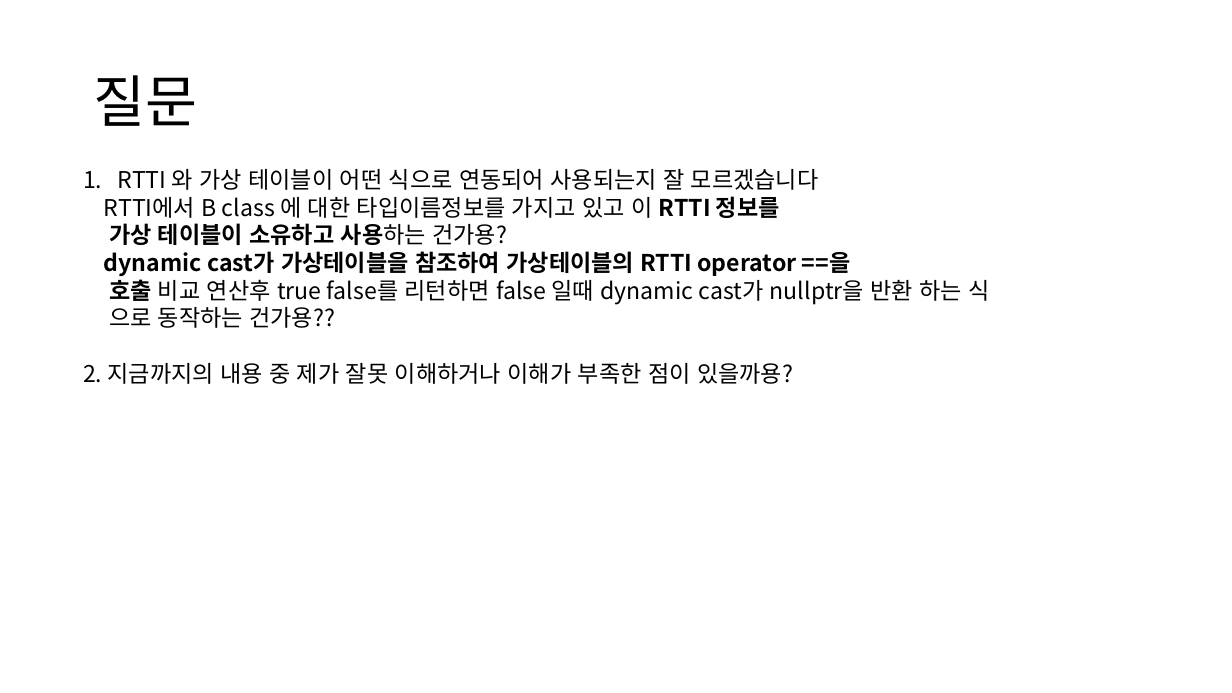
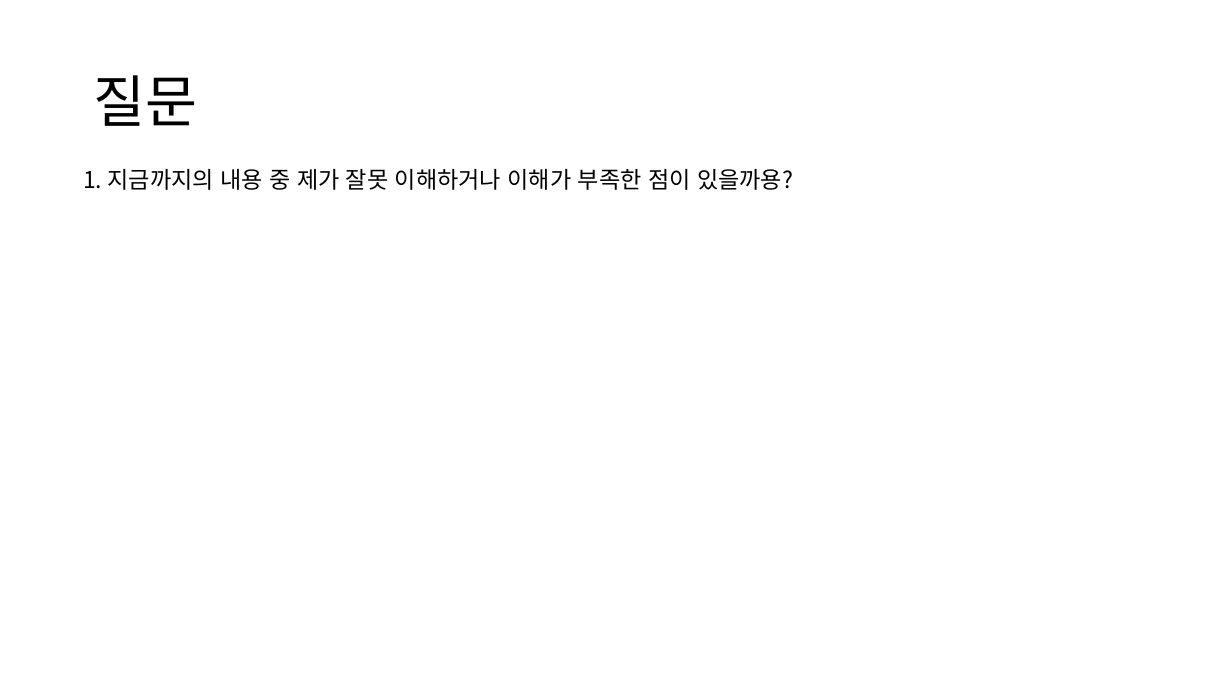
Before and after one commit to roka0105/Team.Yggdrasil_Server, a slide deck: slide 18 of 심화학기 발표자료/가상함수와 dynamic_cast.pptm. Drawn at 1232x693 pixels with LibreOffice and Linux fonts; fonts in the diff are those of the drawing. Boxes give left, top, right and bottom in pixels: in the first picture for what was removed or moved away, otherwise in the second. Text is boxed around its words. In the diff, an @@ line names an element or a change of style, - is before the commit and + after.

```diff
--- a/심화학기 발표자료/가상함수와 dynamic_cast.pptm
+++ b/심화학기 발표자료/가상함수와 dynamic_cast.pptm
@@ text at [83, 169, 793, 190]: text changed @@
-1. RTTI 와 가상 테이블이 어떤 식으로 연동되어 사용되는지 잘 모르겠습니다
-RTTI에서 B class 에 대한 타입이름정보를 가지고 있고 이 RTTI 정보를
-가상 테이블이 소유하고 사용하는 건가용?
-dynamic cast가 가상테이블을 참조하여 가상테이블의 RTTI operator ==을
-호출 비교 연산후 true false를 리턴하면 false 일때 dynamic cast가 nullptr을 반환 하는 식
-으로 동작하는 건가용??
-2. 지금까지의 내용 중 제가 잘못 이해하거나 이해가 부족한 점이 있을까용?
+1. 지금까지의 내용 중 제가 잘못 이해하거나 이해가 부족한 점이 있을까용?
```
Also in this commit, not shown: 4 other slides changed.
